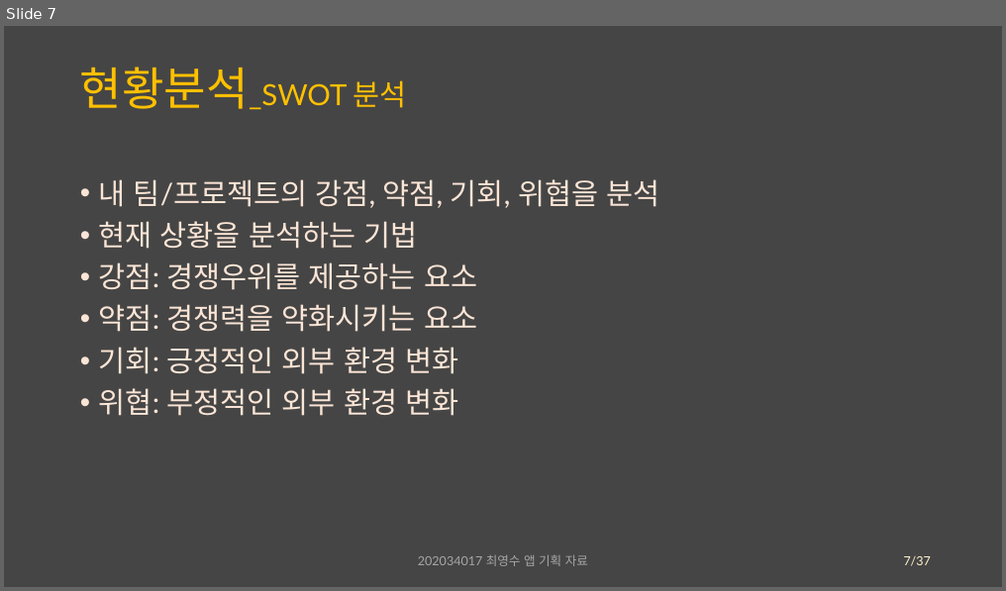
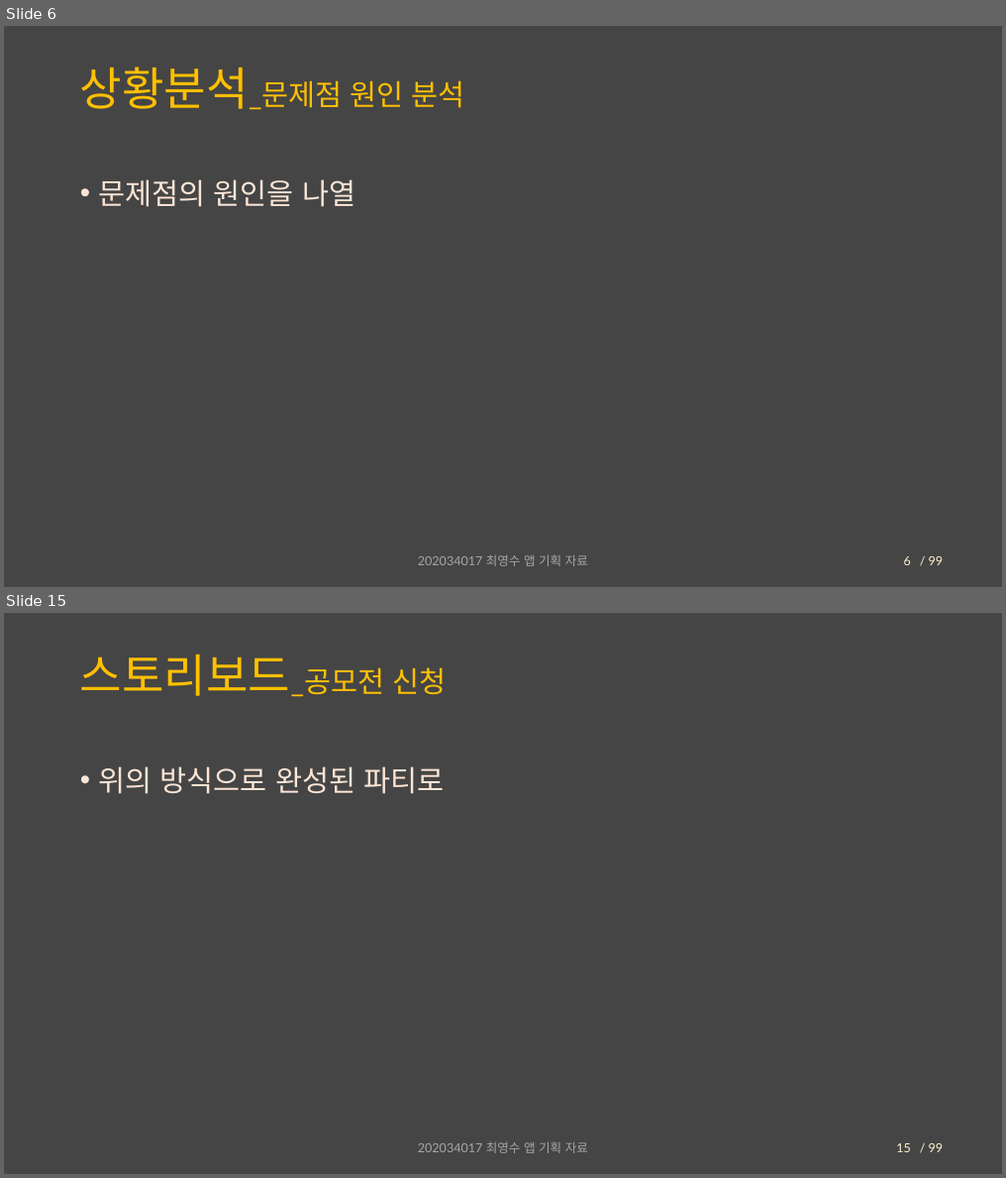
Before and after one commit to Chronos410/PartyCompetition, a slide deck: 대충 설계도.pptx. Shown one above the other, each under a label of ours: slide 7 before the commit, slides 6 and 15 after it; the slides between them are not shown. The pictures are 1006x591 and 1006x1178 pixels, drawn with LibreOffice and Linux fonts; fonts in the diff are those of the drawing. Boxes give left, top, right and bottom in pixels: in the first picture for what was removed or moved away, otherwise in the second. Text is boxed around its words. In the diff, an @@ line names an element or a change of style, - is before the commit and + after.

```diff
--- a/대충 설계도.pptx
+++ b/대충 설계도.pptx
@@ slide 15 added at (4, 613, 1002, 1174), background #454545; not listed: 1 template element that a slide beside it also shows @@
@@ title added at (80, 655, 446, 696), 28 pt, text #FFC000 @@
+스토리보드_공모전 신청
@@ text added at (99, 766, 444, 794), 28 pt, text #FBE5D6 @@
+• 위의 방식으로 완성된 파티로
@@ text added at (418, 1143, 588, 1154), 12 pt, text #A6A6A6 @@
+202034017 최영수 앱 기획 자료
@@ page number added at (896, 1144, 911, 1153), 12 pt, text #FFF2CC @@
+15
@@ what was slide 7 is now slide 6 @@
@@ slide 6 changed as well @@
@@ title at (80, 67, 465, 109): text changed @@
-현황분석_SWOT 분석
+상황분석_문제점 원인 분석
@@ text at (99, 179, 355, 207): text changed @@
-• 내 팀/프로젝트의 강점, 약점, 기회, 위협을 분석
-• 현재 상황을 분석하는 기법
-• 강점: 경쟁우위를 제공하는 요소
-• 약점: 경쟁력을 약화시키는 요소
-• 기회: 긍정적인 외부 환경 변화
-• 위협: 부정적인 외부 환경 변화
+• 문제점의 원인을 나열
@@ page number at (904, 557, 911, 566): text changed @@
-7
+6
@@ text removed at (911, 557, 931, 567) @@
-/37
@@ text added at (929, 557, 944, 566), 12 pt, text #FFF2CC @@
+/ 99
```
Also in this commit, not shown: 7 other slides changed, 9 other slides added, 3 other files.
